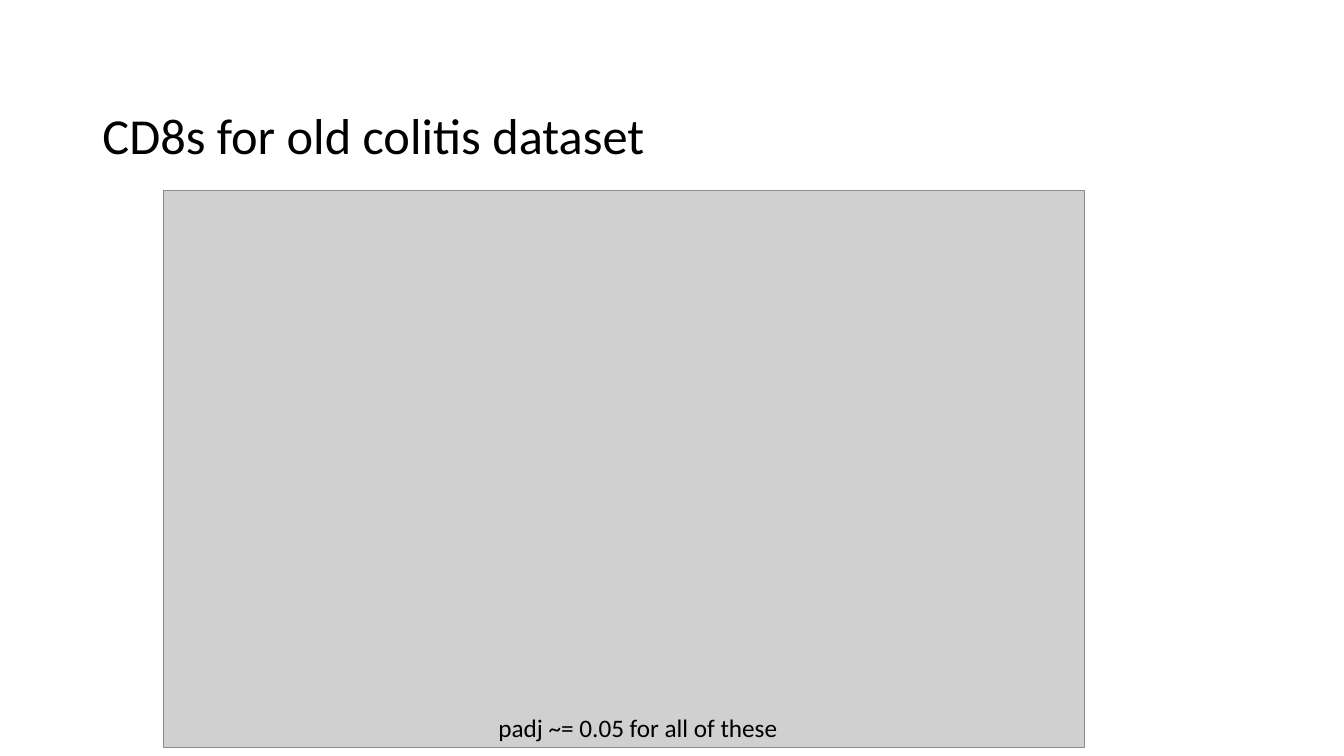
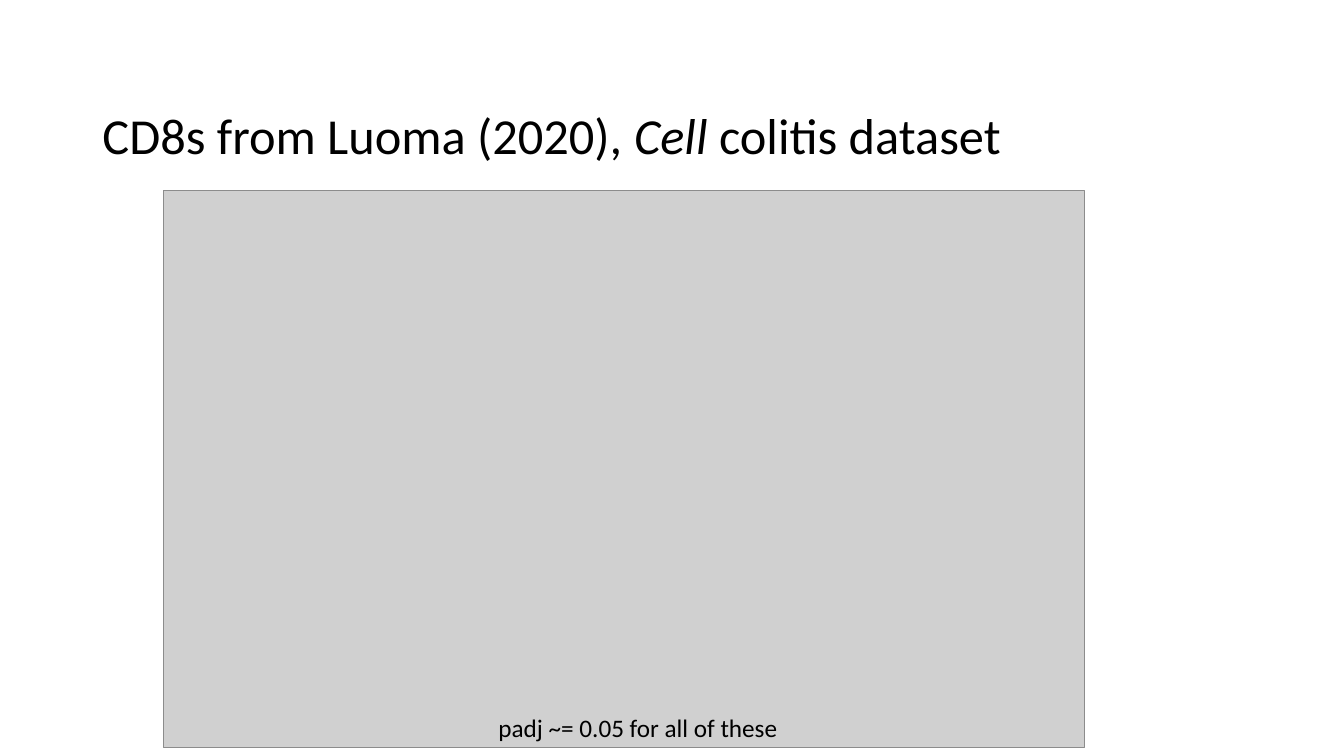
Before and after one commit to tybottorff/bottorffdocs, a slide deck: slide 11 of presentations/weekly_meetings/2_29_24.pptx (slide 10 before the commit). Drawn at 1344x756 pixels with LibreOffice and Linux fonts; fonts in the diff are those of the drawing; grey boxes stand for pictures. Boxes give left, top, right and bottom in pixels: in the first picture for what was removed or moved away, otherwise in the second. Text is boxed around its words. In the diff, an @@ line names an element or a change of style, - is before the commit and + after.

```diff
--- a/presentations/weekly_meetings/2_29_24.pptx
+++ b/presentations/weekly_meetings/2_29_24.pptx
@@ title at (102,117,1001,161): text changed @@
-CD8s for old colitis dataset
+CD8s from Luoma (2020), Cell colitis dataset
```
Also in this commit, not shown: 6 other slides changed, 2 slides added, 1 slide removed.
